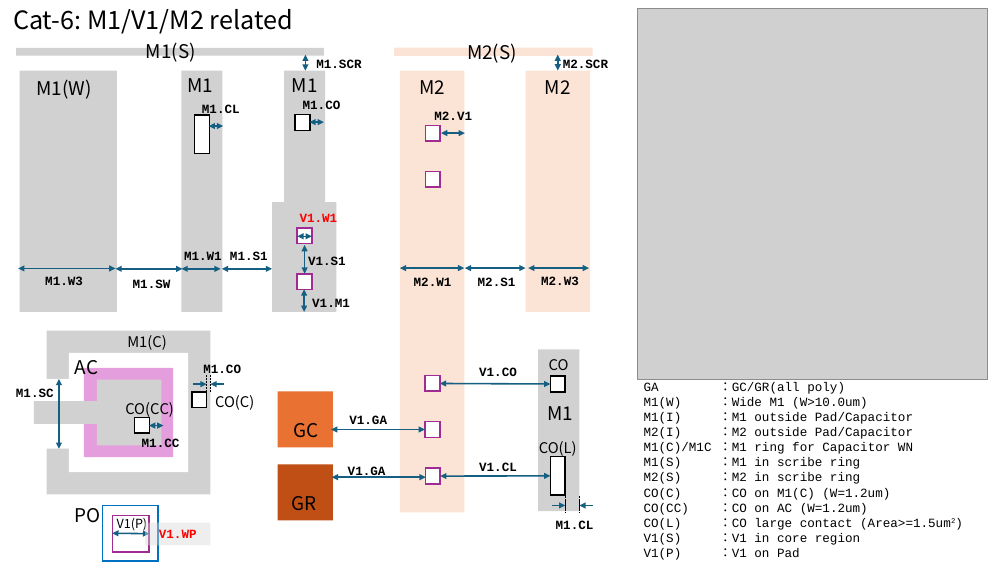
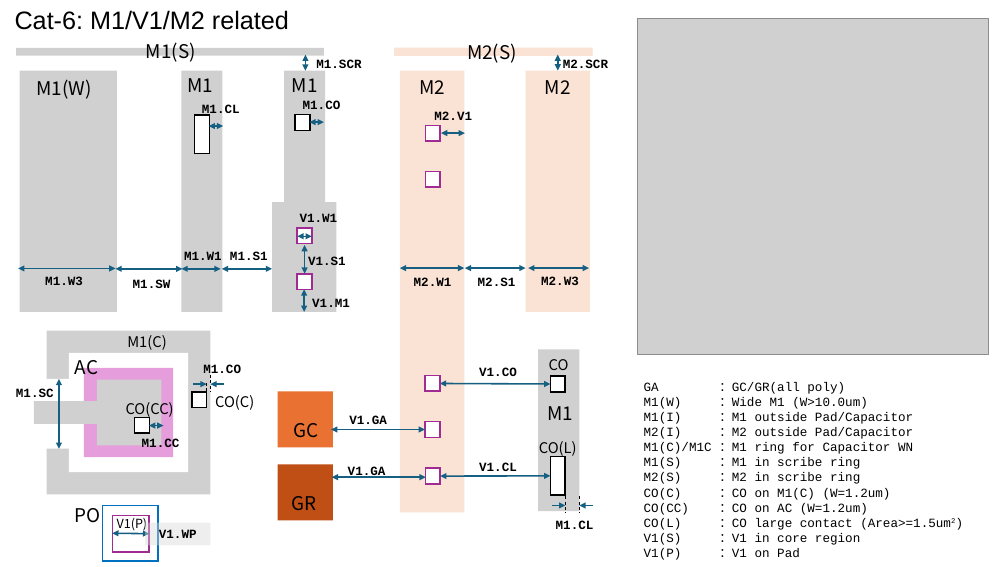
Before and after one commit to OpenSUSI/TR-1um, a slide deck: slide 8 of Document/TR-1um_DRC_summary.pptx. Drawn at 1008x567 pixels with LibreOffice and Linux fonts; fonts in the diff are those of the drawing; grey boxes stand for pictures. Boxes give left, top, right and bottom in pixels: in the first picture for what was removed or moved away, otherwise in the second. Text is boxed around its words. In the diff, an @@ line names an element or a change of style, - is before the commit and + after.

```diff
--- a/Document/TR-1um_DRC_summary.pptx
+++ b/Document/TR-1um_DRC_summary.pptx
@@ text "Cat-6: M1/V1/M2 related" at [15,10,289,30]: font Noto Sans CJK JP to Arial @@
@@ picture: place and size @@
-picture at [638,8,988,380]
+picture at [638,19,989,355]
@@ fill #D1D1D1 to #D0D0D0 in 4 elements at [272,202,337,312], [47,330,211,495], [97,380,161,445], [284,71,325,312] @@
@@ text "V1.W1" at [300,213,338,226]: text colour #FF0000 to #000000 @@
@@ rectangle at [84,368,173,457]: fill #E59EDD to #E59DDC @@
@@ text "GA ：GC/GR(all poly)" rewrapped from [637,375,988,566] to [644,382,951,560] @@
@@ rectangle "V1.WP" at [145,523,210,545]: text colour #FF0000 to #000000 @@
```
Also in this commit, not shown: 58 other slides changed, 14 other files.
